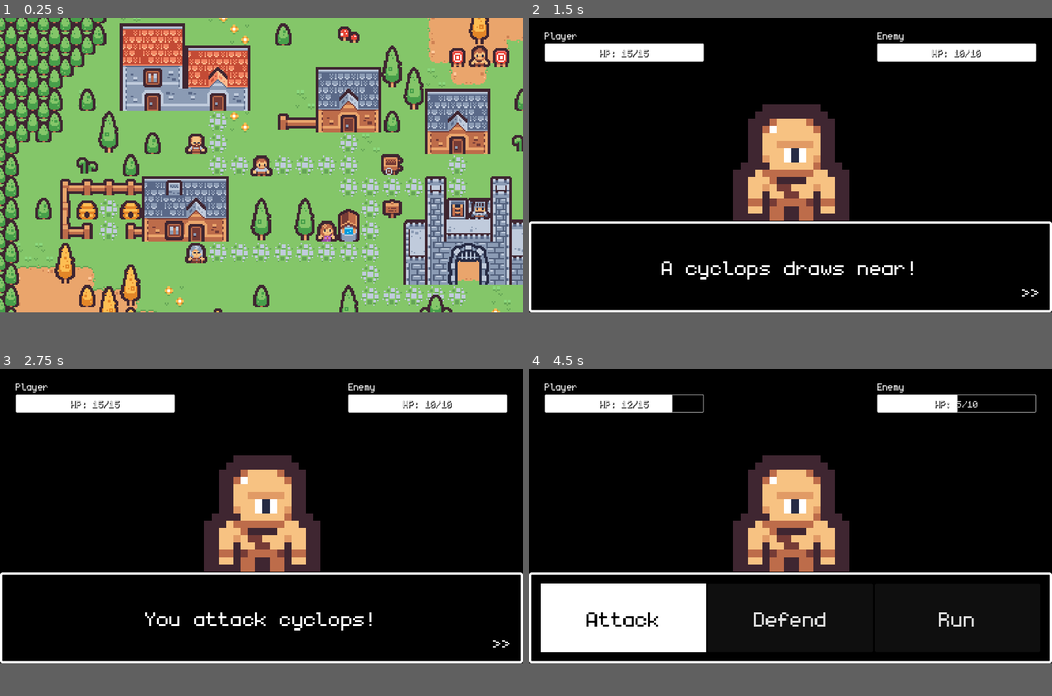
Above: before the commit, frames 1-4 (two rows, left to right).
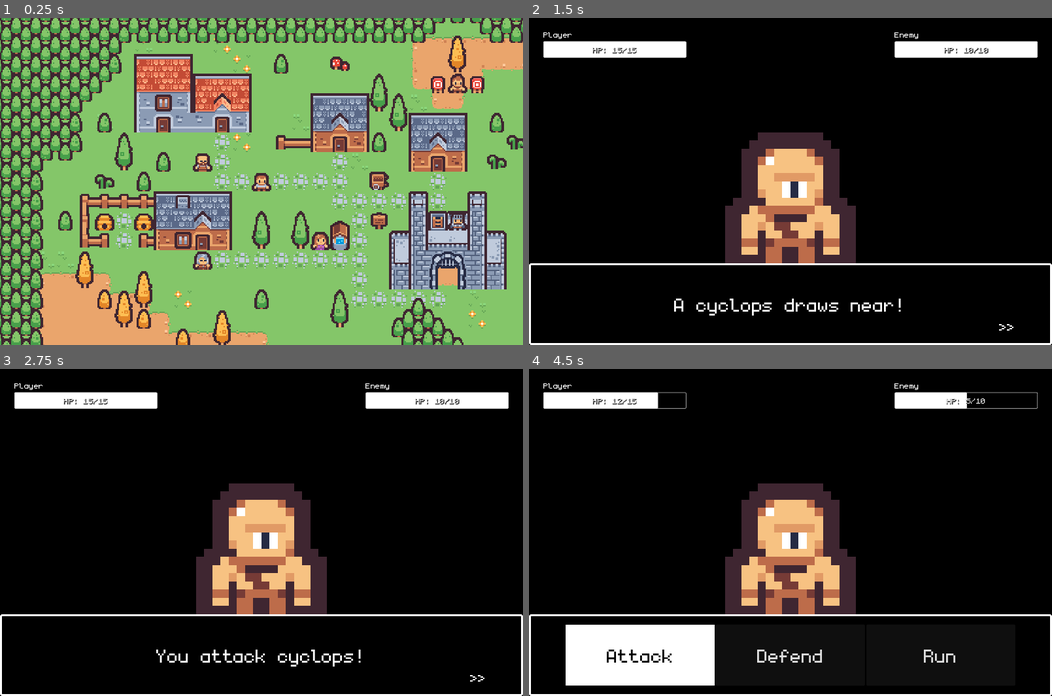
Above: after the commit, the same moments.

Repository: Teeohbee/TinyTown
Game: Godot game, scene res://world.tscn
Same seed, same stepped clock (60 frames per second), same inputs: the game is played once before the commit and once after it.
Inputs:
- Up to frame 1 (0.25 s): no input
- Up to frame 2 (1.5 s): tap Enter (ui_accept) at 0.5, 0.77 s; hold Right (ui_right) 0.53-1.28 s; hold Down (ui_down) from 1.28 s (still down)
- Up to frame 3 (2.75 s): tap Enter (ui_accept) at 1.52 s; release Down (ui_down) at 2 s; click "Attack" at 2 s
- Up to frame 4 (4.5 s): tap Enter (ui_accept) at 2.75, 3.5, 3.77, 4.25 s; hold Right (ui_right) 2.78-3.53 s; hold Up (ui_up) 3.53-4.28 s; hold Left (ui_left) from 4.28 s (still down)
In our replay, the window is 800x450 before the commit and 800x500 after it. These sizes can differ from the game's own. Grey fills any space a smaller window leaves; there, only what the larger window draws over its background counts as a difference.

The runs differ from the first frame. In frame 1, 57% of the frame differs, in the area x 0-100%, y 0-100%; in frame 2, 14%; in frame 3, 14%; in frame 4, 20%.

Commit message:
Update default resolution and adjust battle scene

Diff:
--- a/battle.tscn
+++ b/battle.tscn
@@ -46,26 +46,30 @@
 tracks/1/type = "value"
 tracks/1/imported = false
 tracks/1/enabled = true
-tracks/1/path = NodePath(".:position")
+tracks/1/path = NodePath(".:self_modulate")
 tracks/1/interp = 1
 tracks/1/loop_wrap = true
 tracks/1/keys = {
 "times": PackedFloat32Array(0),
 "transitions": PackedFloat32Array(1),
 "update": 0,
-"values": [Vector2(415, 127)]
-}
-tracks/2/type = "value"
-tracks/2/imported = false
-tracks/2/enabled = true
-tracks/2/path = NodePath(".:self_modulate")
-tracks/2/interp = 1
-tracks/2/loop_wrap = true
-tracks/2/keys = {
-"times": PackedFloat32Array(0),
-"transitions": PackedFloat32Array(1),
+"values": [Color(1, 1, 1, 1)]
+}
+
+[sub_resource type="Animation" id="Animation_xly4w"]
+resource_name = "death"
+length = 0.3
+tracks/0/type = "value"
+tracks/0/imported = false
+tracks/0/enabled = true
+tracks/0/path = NodePath(".:self_modulate")
+tracks/0/interp = 2
+tracks/0/loop_wrap = true
+tracks/0/keys = {
+"times": PackedFloat32Array(0, 0.3),
+"transitions": PackedFloat32Array(1, 1),
 "update": 0,
-"values": [Color(1, 1, 1, 1)]
+"values": [Color(1, 1, 1, 1), Color(1, 1, 1, 0)]
 }
 
 [sub_resource type="Animation" id="Animation_2b4to"]
@@ -81,19 +85,7 @@
 "times": PackedFloat32Array(0, 0.2, 0.3, 0.4, 0.5, 0.6),
 "transitions": PackedFloat32Array(1, 1, 1, 1, 1, 1),
 "update": 0,
-"values": [Vector2(16, 16), Vector2(16, 16), Vector2(20, 20), Vector2(16, 16), Vector2(20, 20), Vector2(16, 16)]
-}
-tracks/1/type = "value"
-tracks/1/imported = false
-tracks/1/enabled = true
-tracks/1/path = NodePath(".:position")
-tracks/1/interp = 1
-tracks/1/loop_wrap = true
-tracks/1/keys = {
-"times": PackedFloat32Array(0, 0.2, 0.3, 0.4, 0.5, 0.6),
-"transitions": PackedFloat32Array(1, 1, 1, 1, 1, 1),
-"update": 0,
-"values": [Vector2(450, 190), Vector2(450, 190), Vector2(415, 127), Vector2(450, 190), Vector2(415, 127), Vector2(450, 190)]
+"values": [Vector2(20, 20), Vector2(20, 20), Vector2(24, 24), Vector2(20, 20), Vector2(24, 24), Vector2(20, 20)]
 }
 
 [sub_resource type="Animation" id="Animation_h2fn0"]
@@ -113,22 +105,6 @@
 "values": [Color(1, 1, 1, 1), Color(1, 1, 1, 0), Color(1, 1, 1, 1), Color(1, 1, 1, 0), Color(1, 1, 1, 1), Color(1, 1, 1, 0), Color(1, 1, 1, 1)]
 }
 
-[sub_resource type="Animation" id="Animation_xly4w"]
-resource_name = "death"
-length = 0.3
-tracks/0/type = "value"
-tracks/0/imported = false
-tracks/0/enabled = true
-tracks/0/path = NodePath(".:self_modulate")
-tracks/0/interp = 2
-tracks/0/loop_wrap = true
-tracks/0/keys = {
-"times": PackedFloat32Array(0, 0.3),
-"transitions": PackedFloat32Array(1, 1),
-"update": 0,
-"values": [Color(1, 1, 1, 1), Color(1, 1, 1, 0)]
-}
-
 [sub_resource type="AnimationLibrary" id="AnimationLibrary_t2xde"]
 _data = {
 "RESET": SubResource("Animation_1uaxp"),
@@ -274,12 +250,20 @@
 vertical_alignment = 1
 
 [node name="Enemy" type="TextureRect" parent="."]
-layout_mode = 0
-offset_left = 415.0
-offset_top = 127.0
-offset_right = 431.0
-offset_bottom = 143.0
+layout_mode = 1
+anchors_preset = 8
+anchor_left = 0.5
+anchor_top = 0.5
+anchor_right = 0.5
+anchor_bottom = 0.5
+offset_left = -8.0
+offset_top = 184.0
+offset_right = 8.0
+offset_bottom = 200.0
+grow_horizontal = 2
+grow_vertical = 2
 scale = Vector2(16, 16)
+pivot_offset = Vector2(8, 16)
 texture = ExtResource("1_t1ok4")
 script = ExtResource("3_awxx3")
 
--- a/project.godot
+++ b/project.godot
@@ -22,6 +22,8 @@
 
 [display]
 
+window/size/viewport_width=1280
+window/size/viewport_height=800
 window/stretch/mode="canvas_items"
 
 [editor]
